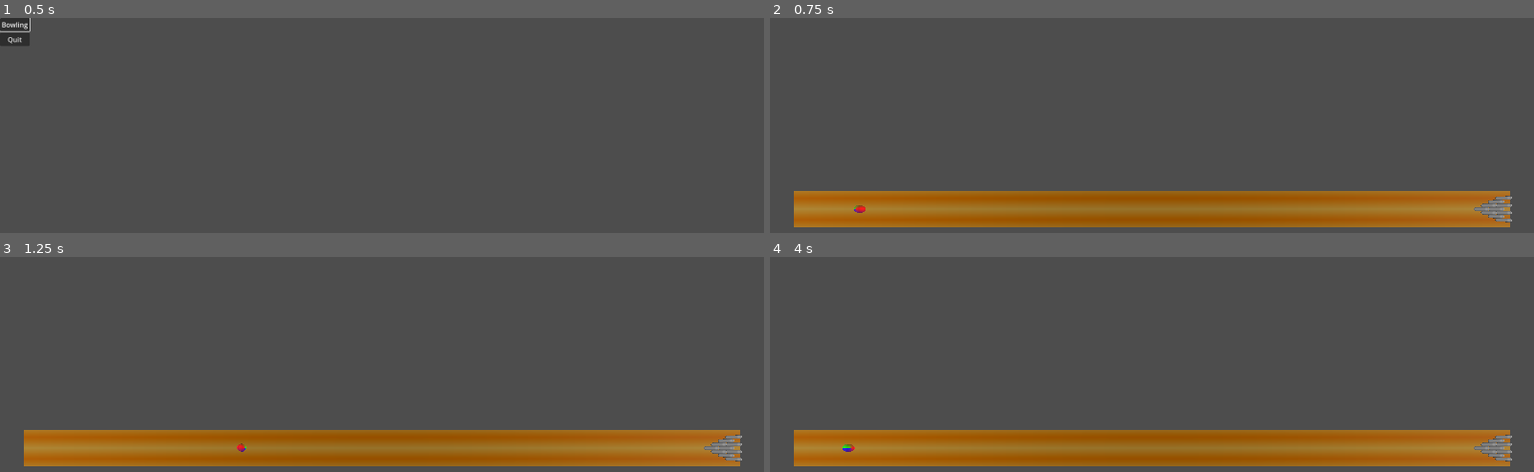
Above: before the commit, frames 1-4 (two rows, left to right).
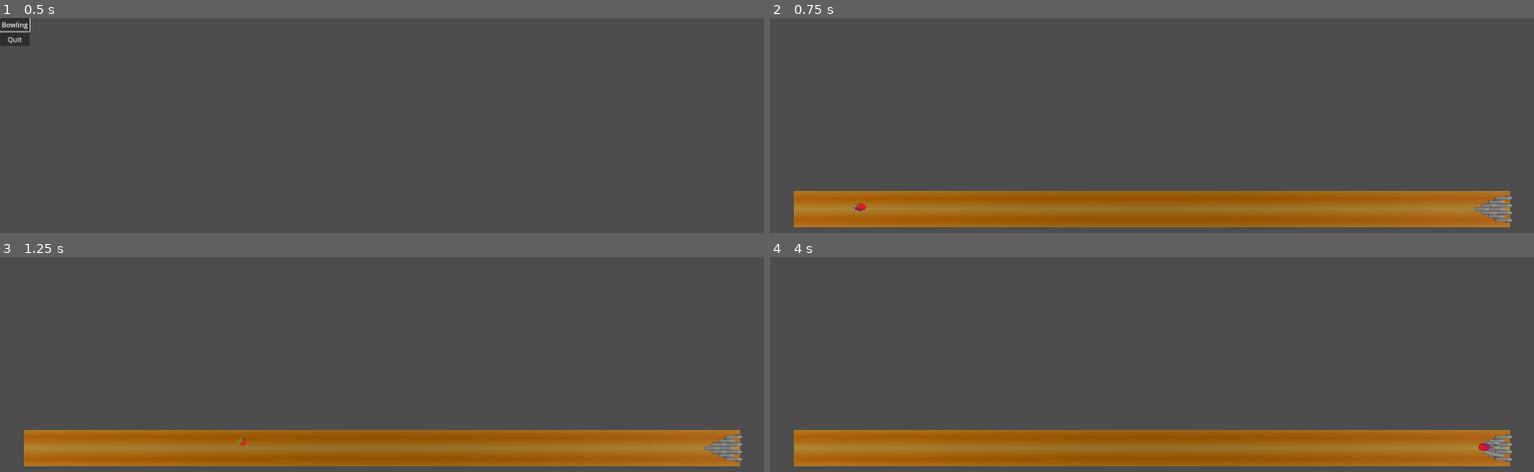
Above: after the commit, the same moments.

Repository: BrankoVanTendeloo/PolyBowl
Game: Godot game, scene res://Scenes/Menus/main_menu.tscn
The game is run twice, just before and just after one commit, with the same random seed, the same clock (stepped at 60 frames per second) and the same inputs.
Inputs (mouse positions are in pixels of both pictures, inside the frame that each line leads up to):
- Up to frame 1 (0.5 s): no input
- Up to frame 2 (0.75 s): click "Bowling" at 0.5 s
- Up to frame 3 (1.25 s): no input
- Up to frame 4 (4 s): tap Enter (ui_accept) at 1.25, 1.35, 1.52, 1.82, 2, 2.1, 2.27, 2.57, 2.75, 2.85, 3.6, 3.77 s; move the mouse to (1320, 429) at 1.27 s; move the mouse to (999, 467) at 2.02 s; move the mouse to (1228, 364) at 2.77 s; move the mouse to (outside the picture) at 3.52 s

Frame 1 is identical in both runs. In frame 2, less than 0.1% of the frame differs, in the area x 11-13%, y 86-91%; in frame 3, less than 0.1%; in frame 4, 0.2%, in the area x 9-97%, y 85-93%.

Commit message:
Added pin reset code

Diff:
--- a/Scenes/3D/bowling.gd
+++ b/Scenes/3D/bowling.gd
@@ -1,5 +1,34 @@
 extends Node3D
 
-func _process(delta: float) -> void:
+@onready var ball_body = $Ball
+@onready var pins := {}
+
+var ball_finished: bool = false
+
+func _ready() -> void:
+	for pin: Node3D in $Pins.get_children():
+		pins[pin] = {"standing": true, "in_play": true}
+		pins[pin]["position"] = pin.position
+		pins[pin]["rotation"] = pin.rotation
+	reset_pins()
+
+func _process(_delta: float) -> void:
 	if Input.is_action_just_released("ui_accept"):
-		get_tree().reload_current_scene()
+		reset_pins()
+
+## Resets all pins to their original state
+func reset_pins() -> void:
+	for pin in pins.keys():
+		pins[pin]["standing"] = true
+		pins[pin]["in_play"] = true
+		reset_pin_position(pin)
+		pin.freeze = true
+	for pin in pins.keys():
+		pin.freeze = false
+
+## Resets a pin's position and velocity
+func reset_pin_position(pin: RigidBody3D) -> void:
+	pin.linear_velocity = Vector3.ZERO
+	pin.angular_velocity = Vector3.ZERO
+	pin.position = pins[pin]["position"]
+	pin.rotation = pins[pin]["rotation"]
--- a/Scenes/3D/bowling.tscn
+++ b/Scenes/3D/bowling.tscn
@@ -26,7 +26,7 @@
 size = Vector3(1, 0.1, 20)
 
 [sub_resource type="BoxShape3D" id="BoxShape3D_t4blp"]
-size = Vector3(2, 0.05, 20)
+size = Vector3(500, 0.05, 500)
 
 [sub_resource type="PhysicsMaterial" id="PhysicsMaterial_t4blp"]
 friction = 0.32
@@ -34,7 +34,7 @@
 
 [sub_resource type="SphereShape3D" id="SphereShape3D_onc3x"]
 margin = 0.01
-radius = 0.109
+radius = 0.1
 
 [sub_resource type="Gradient" id="Gradient_28r54"]
 offsets = PackedFloat32Array(0, 0.5217391, 1)
@@ -49,7 +49,7 @@
 [sub_resource type="SphereMesh" id="SphereMesh_28r54"]
 lightmap_size_hint = Vector2i(5, 3)
 material = SubResource("StandardMaterial3D_onc3x")
-radius = 0.109
+radius = 0.1
 height = 0.218
 
 [sub_resource type="PhysicsMaterial" id="PhysicsMaterial_onc3x"]
@@ -79,26 +79,20 @@
 [node name="AlleyMesh" type="MeshInstance3D" parent="World/Alley" unique_id=811912039]
 mesh = SubResource("BoxMesh_28r54")
 
-[node name="RightGutter" type="StaticBody3D" parent="World" unique_id=1357996398]
-
-[node name="Gutter" type="CollisionShape3D" parent="World/RightGutter" unique_id=868231334]
-transform = Transform3D(1, 0, 0, 0, 1, 0, 0, 0, 1, 1.5, -0.05, 0)
+[node name="Floor" type="Area3D" parent="World" unique_id=972526847]
+transform = Transform3D(1, 0, 0, 0, 1, 0, 0, 0, 1, 0, -0.025, 0)
+monitorable = false
+
+[node name="Floor" type="CollisionShape3D" parent="World/Floor" unique_id=1894421722]
 shape = SubResource("BoxShape3D_t4blp")
-debug_color = Color(0.32732415, 0.6239692, 1.1551381e-06, 1)
-
-[node name="LeftGutter" type="StaticBody3D" parent="World" unique_id=1105002293]
-
-[node name="Gutter" type="CollisionShape3D" parent="World/LeftGutter" unique_id=1494871645]
-transform = Transform3D(1, 0, 0, 0, 1, 0, 0, 0, 1, -1.5, -0.05, 0)
-shape = SubResource("BoxShape3D_t4blp")
-debug_color = Color(0.32732415, 0.6239692, 1.1551381e-06, 1)
+debug_color = Color(0.8801967, 0.00038138806, 0.82755566, 1)
 
 [node name="Ball" type="RigidBody3D" parent="." unique_id=878216793]
 transform = Transform3D(0.99999994, 0, 0, 0, 1, 0, 0, 0, 0.99999994, 0, 0.17, 9.48217)
 mass = 5.0
 physics_material_override = SubResource("PhysicsMaterial_t4blp")
-linear_velocity = Vector3(0, 0, -10)
-angular_velocity = Vector3(174.53293, 0, 8.726646)
+linear_velocity = Vector3(-0.4, 0, -10)
+angular_velocity = Vector3(174.53293, 0, -52.35988)
 
 [node name="BallCollision" type="CollisionShape3D" parent="Ball" unique_id=1568444616]
 shape = SubResource("SphereShape3D_onc3x")
@@ -259,3 +253,5 @@
 
 [node name="DirectionalLight3D2" type="DirectionalLight3D" parent="." unique_id=1722089712]
 transform = Transform3D(1, 0, 0, 0, -0.959442, 0.28190628, 0, -0.28190628, -0.959442, 0, 3.387, -9.687)
+
+[connection signal="body_entered" from="World/Floor" to="." method="_on_floor_body_entered"]
